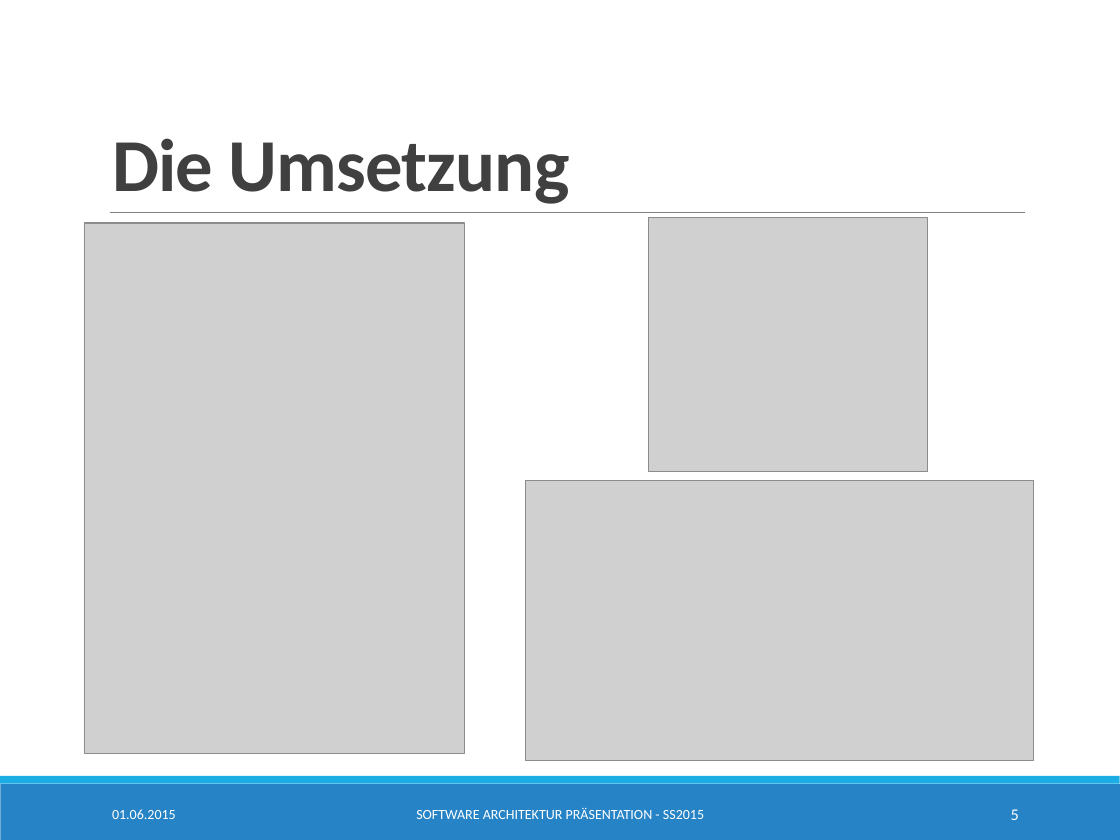
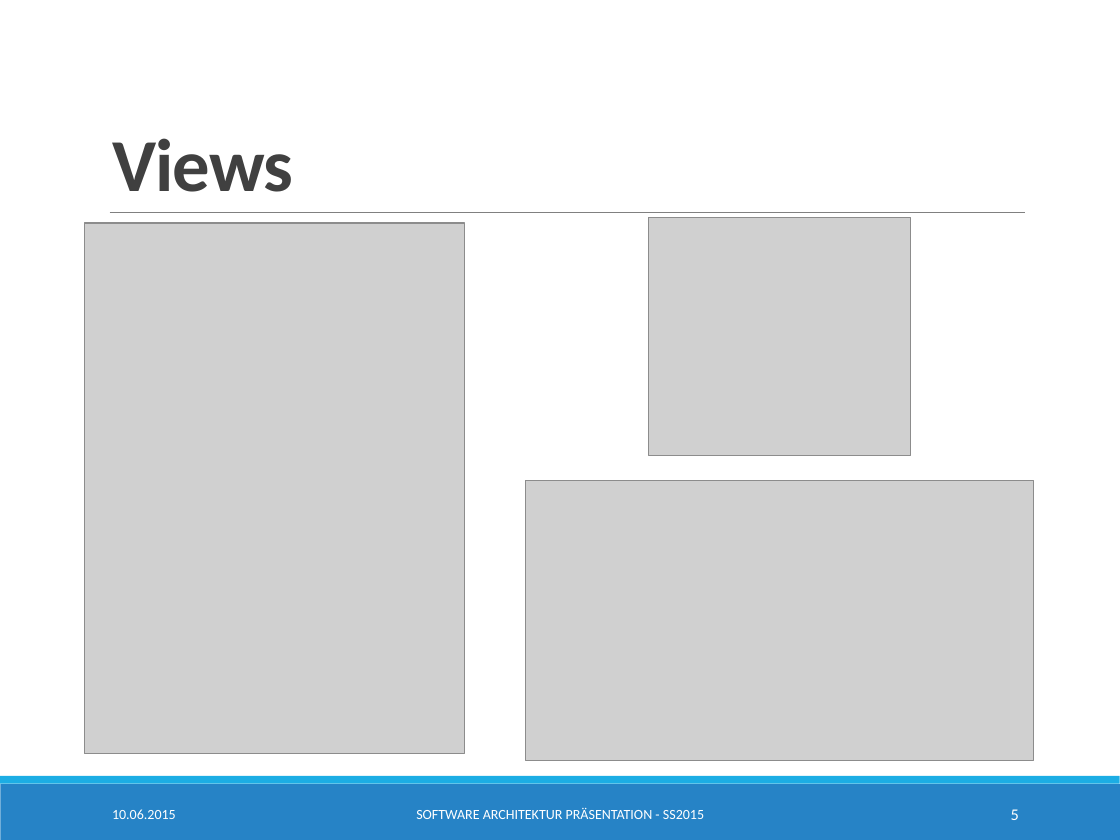
Before and after one commit to SimonBraun/de.htwg.se.mastermind, a slide deck: slide 5 of de.htwg.se.mastermind/Presentation.pptx. Drawn at 1120x840 pixels with LibreOffice and Linux fonts; fonts in the diff are those of the drawing; grey boxes stand for pictures. Boxes give left, top, right and bottom in pixels: in the first picture for what was removed or moved away, otherwise in the second. Text is boxed around its words. In the diff, an @@ line names an element or a change of style, - is before the commit and + after.

```diff
--- a/de.htwg.se.mastermind/Presentation.pptx
+++ b/de.htwg.se.mastermind/Presentation.pptx
@@ title at box(112, 138, 293, 192): text changed @@
-Die Umsetzung
+Views
@@ picture: place and size @@
-picture at box(648, 217, 927, 472)
+picture at box(648, 217, 911, 456)
@@ text at box(112, 809, 176, 819): text changed @@
-01.06.2015
+10.06.2015
```
Also in this commit, not shown: 6 other slides changed, 3 slides added, 6 other files.
